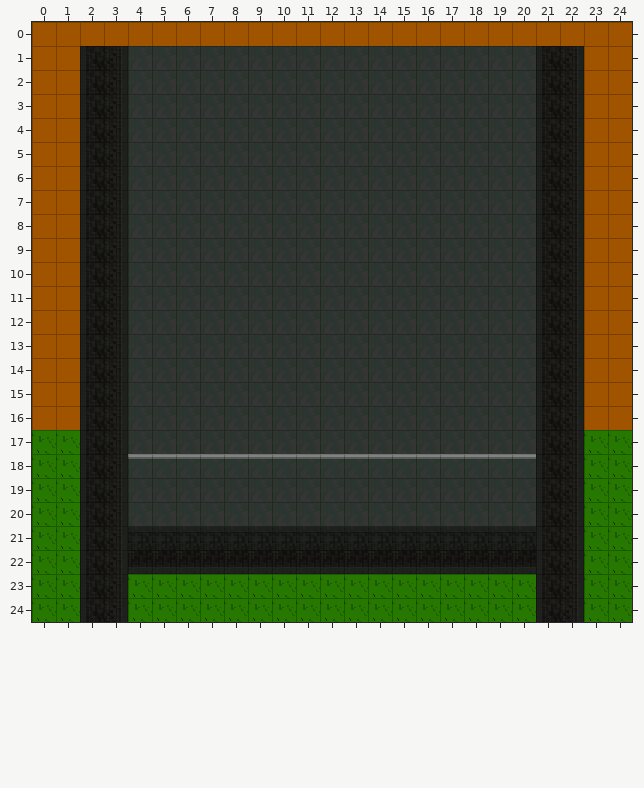
Two states of a Tiled map (JSON), data/tilemaps/level.json. The picture above was drawn from the file before the commit.
Cells are 16x16 px. Shown: x 0..24, y 0..24.
After the commit:
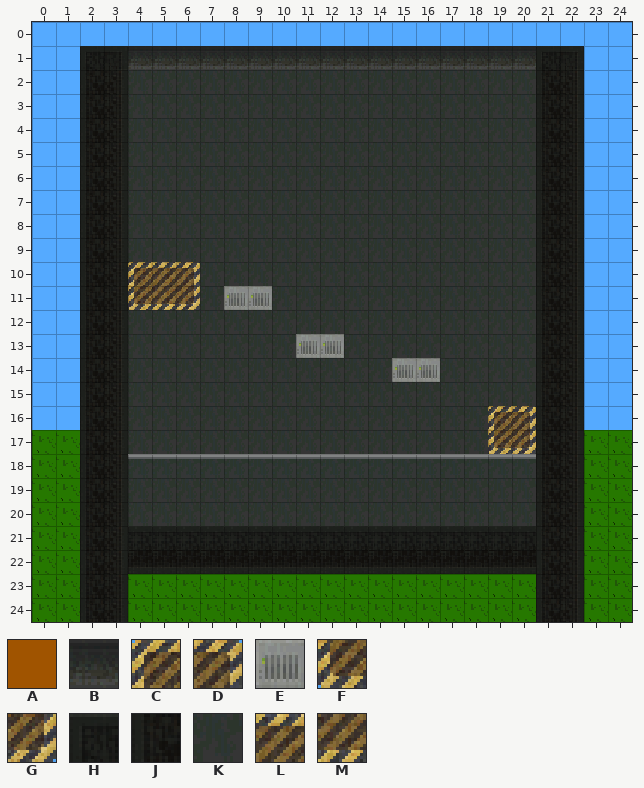
Key: from "main": A 3 "wood"; from "tiles": B 129, C 145, D 146, E 177, F 180, G 181, H 201, J 236, K 240, L 299, M 369.
_ is an empty cell.
From old to new:
{"where": "layer \"Decor\""}
{"y":0,"x":0,"old":"AAAAAAAAAAAAAAAAAAAAAAAAA","new":"_________________________"}
{"y":1,"x":0,"old":"AA","new":"__"}
{"y":1,"x":4,"old":"KKKKKKKKKKKKKKKKK","new":"BBBBBBBBBBBBBBBBB"}
{"y":1,"x":23,"old":"AA","new":"__"}
{"y":2,"x":0,"old":"AA","new":"__"}
{"y":2,"x":23,"old":"AA","new":"__"}
{"y":3,"x":0,"old":"AA","new":"__"}
{"y":3,"x":23,"old":"AA","new":"__"}
{"y":4,"x":0,"old":"AA","new":"__"}
{"y":4,"x":23,"old":"AA","new":"__"}
{"y":5,"x":0,"old":"AA","new":"__"}
{"y":5,"x":23,"old":"AA","new":"__"}
{"y":6,"x":0,"old":"AA","new":"__"}
{"y":6,"x":23,"old":"AA","new":"__"}
{"y":7,"x":0,"old":"AA","new":"__"}
{"y":7,"x":23,"old":"AA","new":"__"}
{"y":8,"x":0,"old":"AA","new":"__"}
{"y":8,"x":23,"old":"AA","new":"__"}
{"y":9,"x":0,"old":"AA","new":"__"}
{"y":9,"x":23,"old":"AA","new":"__"}
{"y":10,"x":0,"old":"AA","new":"__"}
{"y":10,"x":23,"old":"AA","new":"__"}
{"y":11,"x":0,"old":"AA","new":"__"}
{"y":11,"x":23,"old":"AA","new":"__"}
{"y":12,"x":0,"old":"AA","new":"__"}
{"y":12,"x":23,"old":"AA","new":"__"}
{"y":13,"x":0,"old":"AA","new":"__"}
{"y":13,"x":23,"old":"AA","new":"__"}
{"y":14,"x":0,"old":"AA","new":"__"}
{"y":14,"x":23,"old":"AA","new":"__"}
{"y":15,"x":0,"old":"AA","new":"__"}
{"y":15,"x":23,"old":"AA","new":"__"}
{"y":16,"x":0,"old":"AA","new":"__"}
{"y":16,"x":23,"old":"AA","new":"__"}
{"where": "layer \"CollideWorld\""}
{"y":1,"x":2,"old":"J","new":"H"}
{"y":1,"x":21,"old":"J","new":"H"}
{"y":10,"x":4,"old":"___","new":"CLD"}
{"y":11,"x":4,"old":"___","new":"FMG"}
{"y":11,"x":8,"old":"__","new":"EE"}
{"y":13,"x":11,"old":"__","new":"EE"}
{"y":14,"x":15,"old":"__","new":"EE"}
{"y":16,"x":19,"old":"__","new":"CD"}
{"y":17,"x":19,"old":"__","new":"FG"}
{"label":"changed","picture_box":[32,22,632,454]}
